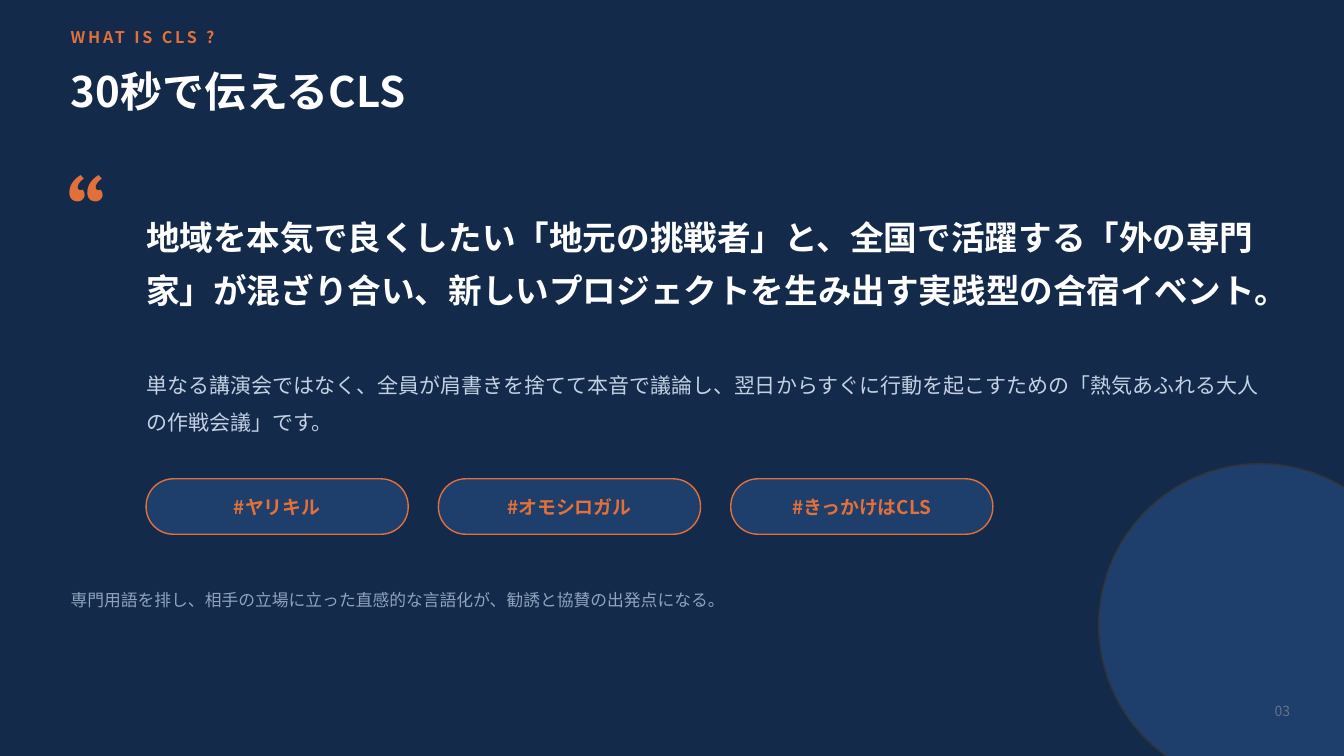
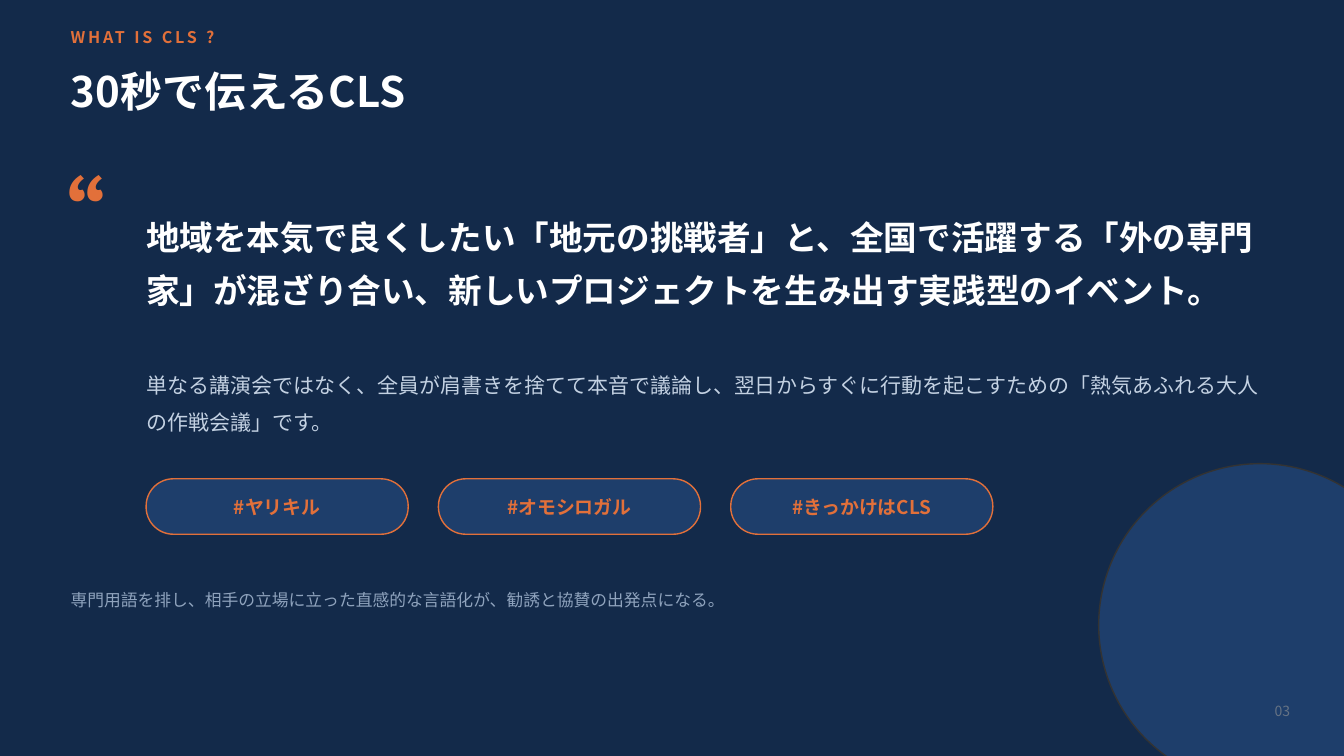
Before and after one commit to RyoWakabayashi/cls-beppu, a slide deck: slide 3 of docs/meetings/20260816/CLS別府第2回企画立案.pptx. Drawn at 1344x756 pixels with LibreOffice and Linux fonts; fonts in the diff are those of the drawing. Boxes give left, top, right and bottom in pixels: in the first picture for what was removed or moved away, otherwise in the second. Text is boxed around its words. In the diff, an @@ line names an element or a change of style, - is before the commit and + after.

```diff
--- a/docs/meetings/20260816/CLS別府第2回企画立案.pptx
+++ b/docs/meetings/20260816/CLS別府第2回企画立案.pptx
@@ text at (146, 221, 1253, 306): text changed @@
-地域を本気で良くしたい「地元の挑戦者」と、全国で活躍する「外の専門家」が混ざり合い、新しいプロジェクトを生み出す実践型の合宿イベント。
+地域を本気で良くしたい「地元の挑戦者」と、全国で活躍する「外の専門家」が混ざり合い、新しいプロジェクトを生み出す実践型のイベント。
```
Also in this commit, not shown: 11 other slides changed, 2 other files.
